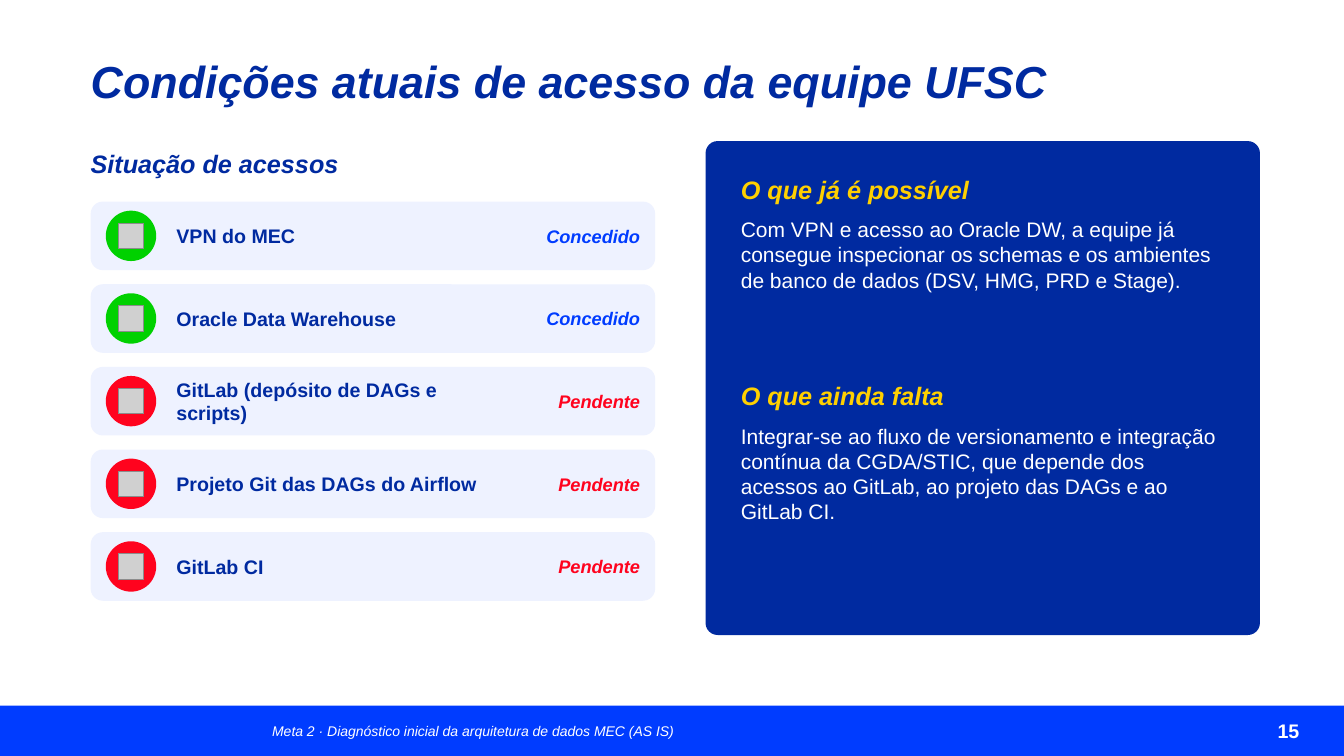
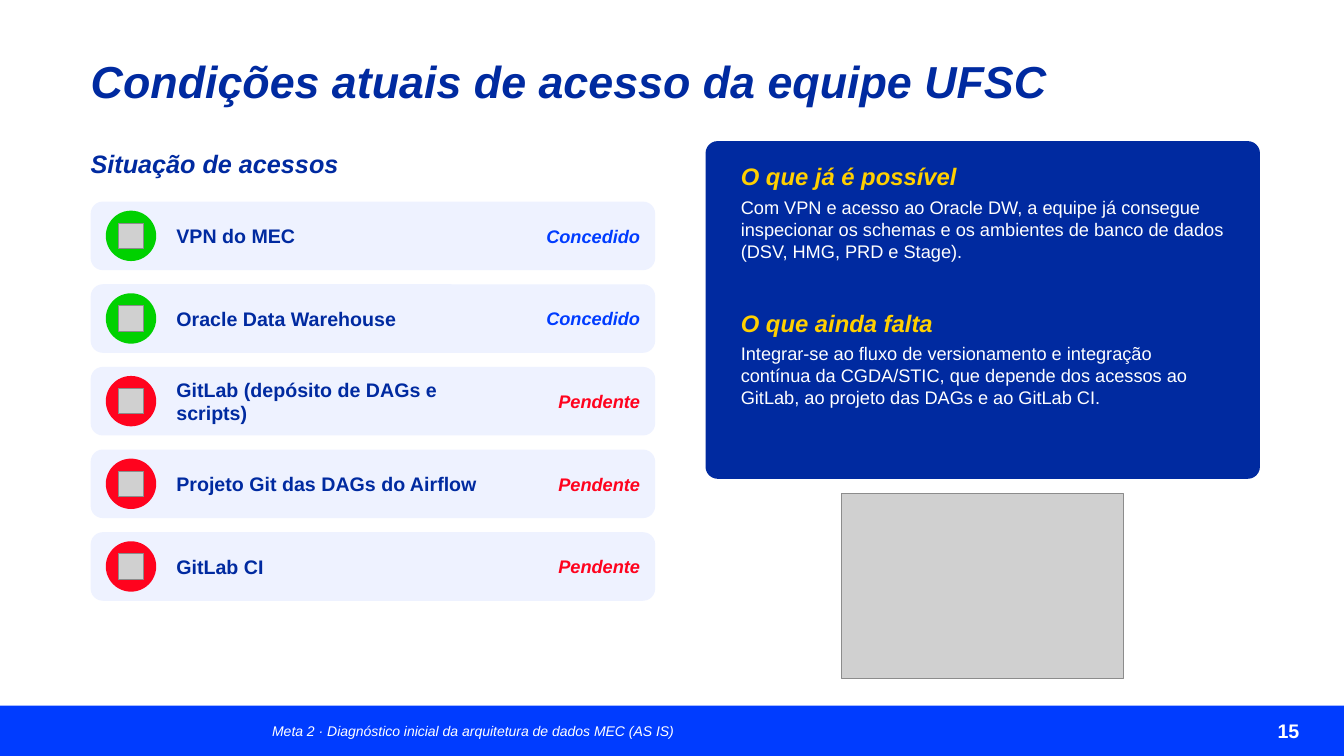
Before and after one commit to leomeurer/teste, a slide deck: slide 15 of Diagnostico_Arquitetura_Dados_MEC_AS_IS.pptx. Drawn at 1344x756 pixels with LibreOffice and Linux fonts; fonts in the diff are those of the drawing; grey boxes stand for pictures; background and template pictures are left out. Boxes give left, top, right and bottom in pixels: in the first picture for what was removed or moved away, otherwise in the second. Text is boxed around its words. In the diff, an @@ line names an element or a change of style, - is before the commit and + after.

```diff
--- a/Diagnostico_Arquitetura_Dados_MEC_AS_IS.pptx
+++ b/Diagnostico_Arquitetura_Dados_MEC_AS_IS.pptx
@@ rounded rectangle resized from (x1=706, y1=141, x2=1260, y2=635) to (x1=706, y1=141, x2=1260, y2=479) @@
@@ rounded rectangle at (x1=706, y1=141, x2=1260, y2=479): proportions changed @@
@@ text "O que já é possível" moved from (x1=741, y1=180, x2=969, y2=204) to (x1=741, y1=167, x2=956, y2=190) @@
@@ text "O que já é possível" at (x1=741, y1=167, x2=956, y2=190): size 18 to 17 pt @@
@@ text "Com VPN e acesso ao ..." moved from (x1=741, y1=221, x2=1211, y2=292) to (x1=741, y1=200, x2=1224, y2=262) @@
@@ text "Com VPN e acesso ao ..." at (x1=741, y1=200, x2=1224, y2=262): size 15 to 13 pt @@
@@ text "O que ainda falta" at (x1=741, y1=314, x2=933, y2=337): size 18 to 17 pt @@
@@ text "O que ainda falta" moved from (x1=741, y1=386, x2=944, y2=411) to (x1=741, y1=314, x2=933, y2=337) @@
@@ text "Integrar-se ao fluxo de versionamento ..." at (x1=741, y1=346, x2=1187, y2=408): size 15 to 13 pt @@
@@ text "Integrar-se ao fluxo de versionamento ..." moved from (x1=741, y1=428, x2=1215, y2=520) to (x1=741, y1=346, x2=1187, y2=408) @@
@@ picture added at (x1=842, y1=494, x2=1124, y2=679) @@
```
Also in this commit, not shown: 4 other slides changed.
